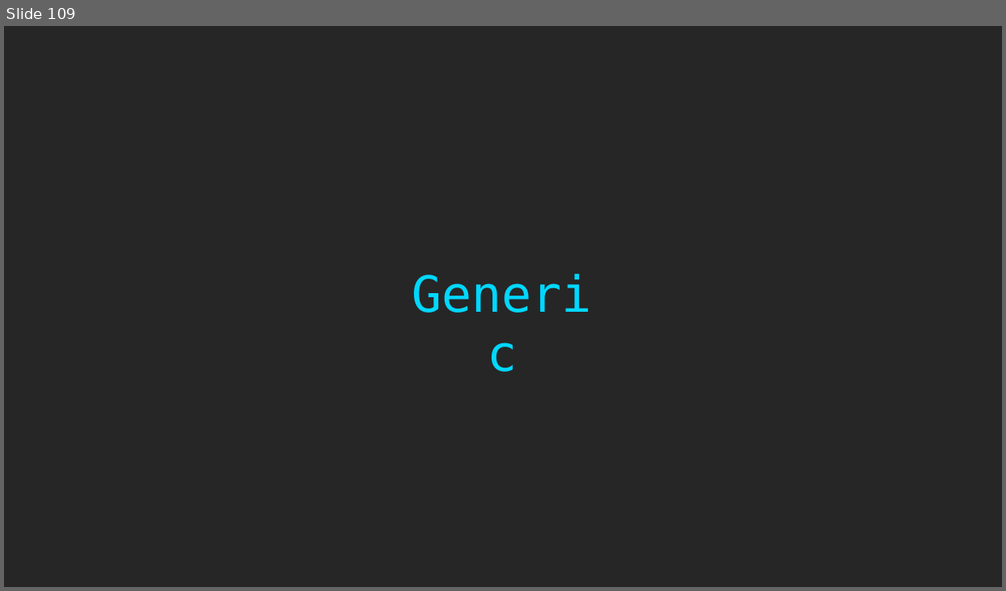
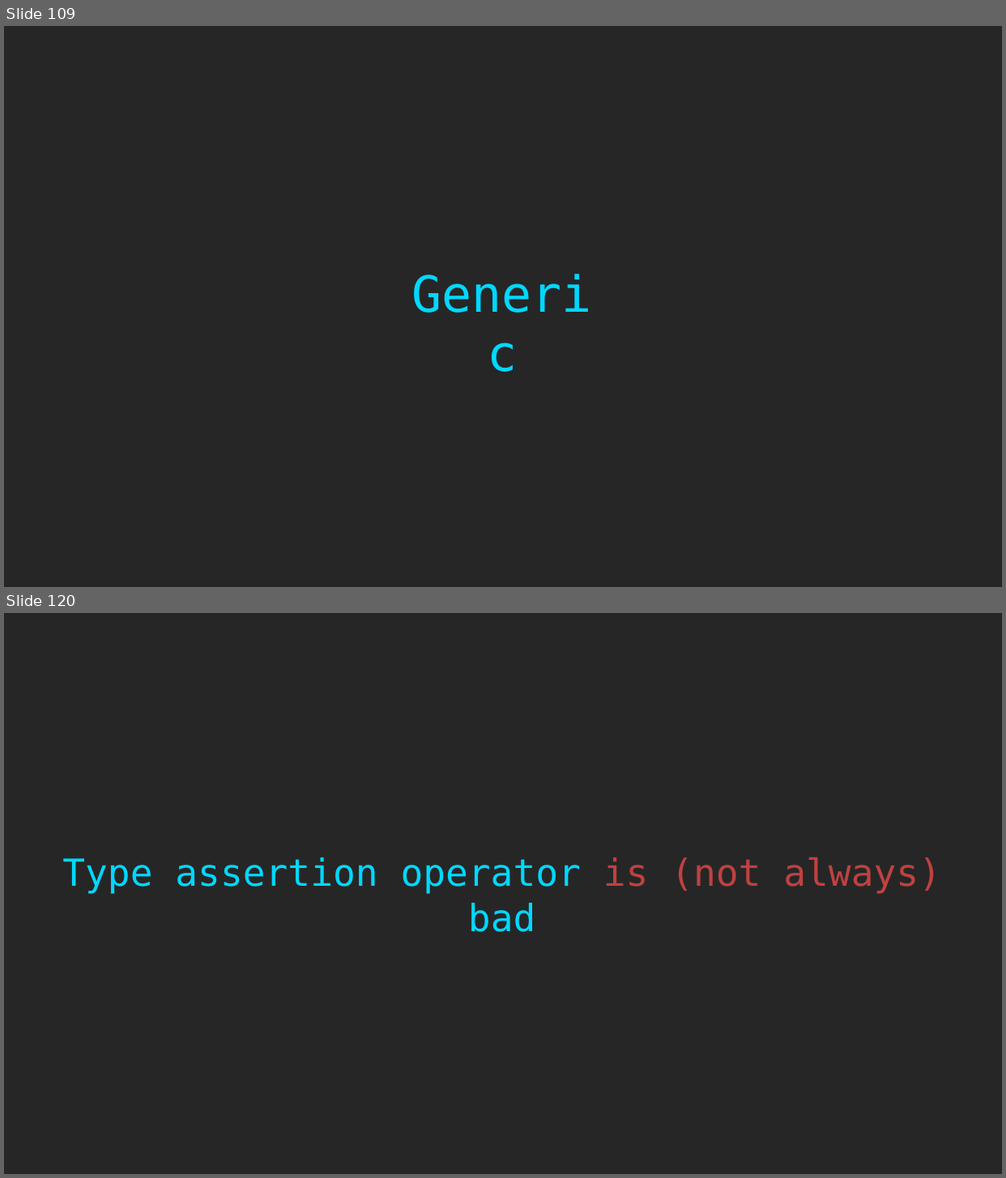
Before and after one commit to rkhaimov/ts-course, a slide deck: Course.pptx. Shown one above the other, each under a label of ours: slide 109 before the commit, slides 109 and 120 after it; the slides between them are not shown. The pictures are 1006x591 and 1006x1178 pixels, drawn with LibreOffice and Linux fonts; fonts in the diff are those of the drawing. Boxes give left, top, right and bottom in pixels: in the first picture for what was removed or moved away, otherwise in the second. Text is boxed around its words. In the diff, an @@ line names an element or a change of style, - is before the commit and + after.

```diff
--- a/Course.pptx
+++ b/Course.pptx
@@ slide 120 added at box(4, 613, 1002, 1174), background #262626 @@
@@ text added at box(62, 857, 941, 932), 36 pt, text #00D8FF @@
+Type assertion operator is (not always) bad
```
Also in this commit, not shown: 10 other slides added.
